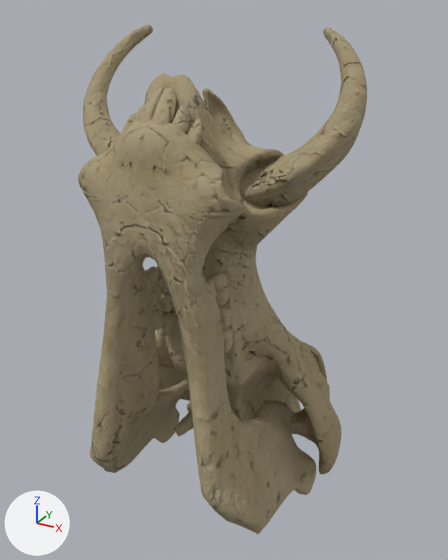
A saved change to the Blender file src/addons/no_mans_sky_base_builder/models-high-res/assets/FOS_HEAD_DA.blend.
Both versions are drawn from a camera (50 mm lens) standing at (0.626, -0.594, 0.786) and looking at (-0.006, 0.554, 0.212). Every picture has the same lights, and +X, +Y and +Z are marked at lower left. The picture after the commit comes second.

In view in the first picture: 'FOS_HEAD_DA'.
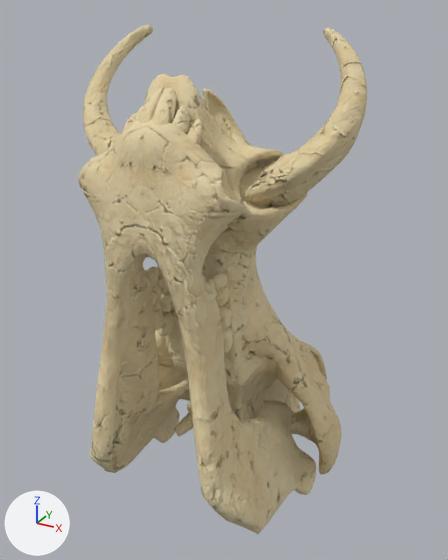
The change, as a list of edits to the scene's bpy script:
```text
Change mat_bonetileable:
    where n8 = _N.new('ShaderNodeMixRGB'); n8.name = 'Mix (Legacy)'
    add n8.inputs[0].default_value = 0.0  # 'Factor'
```

Changed parts and their boxes [x1, y1, x2, y2] in the pictures (448 x 560 px):
'FOS_HEAD_DA', surface changed (brown to beige): [78, 25, 367, 534] in both
